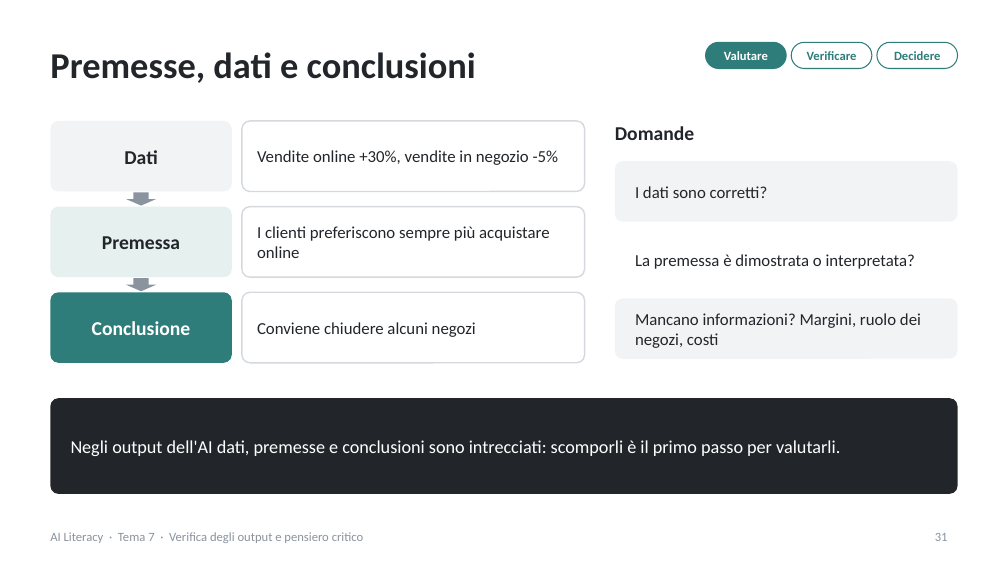
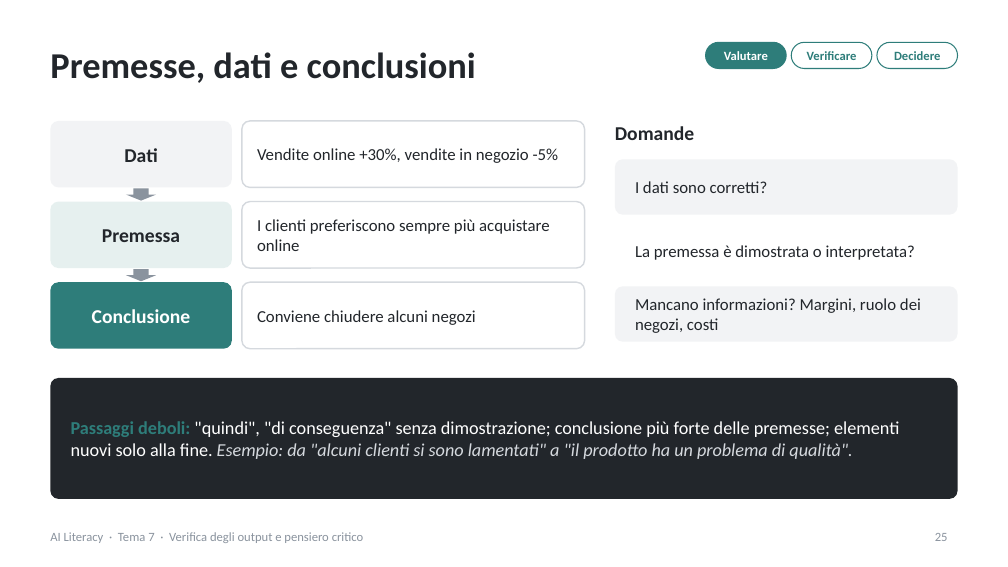
Before and after one commit to NetAi-IT/Formazione-AI-Literacy-Official, a slide deck: slide 25 of Base/Tema7_Verifica_output_pensiero_critico.pptx (slide 31 before the commit). Drawn at 1008x567 pixels with LibreOffice and Linux fonts; fonts in the diff are those of the drawing. Boxes give left, top, right and bottom in pixels: in the first picture for what was removed or moved away, otherwise in the second. Text is boxed around its words. In the diff, an @@ line names an element or a change of style, - is before the commit and + after.

```diff
--- a/Base/Tema7_Verifica_output_pensiero_critico.pptx
+++ b/Base/Tema7_Verifica_output_pensiero_critico.pptx
@@ rounded rectangle: place and size @@
-rounded rectangle at [50, 121, 232, 192]
+rounded rectangle at [50, 121, 232, 187]
@@ rounded rectangle: place and size @@
-rounded rectangle at [242, 121, 585, 192]
+rounded rectangle at [242, 121, 585, 187]
@@ rounded rectangle: place and size @@
-rounded rectangle at [615, 161, 958, 222]
+rounded rectangle at [615, 159, 958, 215]
@@ text "I dati sono corretti?": place and size @@
-text "I dati sono corretti?" at [635, 186, 768, 198]
+text "I dati sono corretti?" at [635, 181, 768, 193]
@@ rounded rectangle: place and size @@
-rounded rectangle at [50, 207, 232, 277]
+rounded rectangle at [50, 202, 232, 268]
@@ text "Premessa": place and size @@
-text "Premessa" at [102, 236, 180, 249]
+text "Premessa" at [102, 229, 180, 242]
@@ down arrow: place and size @@
-down arrow at [126, 193, 156, 206]
+down arrow at [126, 188, 156, 201]
@@ rounded rectangle: place and size @@
-rounded rectangle at [242, 207, 585, 277]
+rounded rectangle at [242, 202, 585, 268]
@@ text "I clienti preferiscono sempre più ...": place and size @@
-text "I clienti preferiscono sempre più ..." at [257, 226, 549, 258]
+text "I clienti preferiscono sempre più ..." at [257, 219, 549, 251]
@@ rounded rectangle: place and size @@
-rounded rectangle at [615, 230, 958, 290]
+rounded rectangle at [615, 223, 958, 278]
@@ text "La premessa è dimostrata o ...": place and size @@
-text "La premessa è dimostrata o ..." at [635, 254, 915, 269]
+text "La premessa è dimostrata o ..." at [635, 245, 915, 260]
@@ down arrow: place and size @@
-down arrow at [126, 278, 156, 291]
+down arrow at [126, 269, 156, 281]
@@ rounded rectangle: place and size @@
-rounded rectangle at [50, 292, 232, 363]
+rounded rectangle at [50, 282, 232, 349]
@@ text "Conclusione": place and size @@
-text "Conclusione" at [92, 321, 191, 335]
+text "Conclusione" at [92, 309, 191, 323]
@@ rounded rectangle: place and size @@
-rounded rectangle at [242, 292, 585, 363]
+rounded rectangle at [242, 282, 585, 349]
@@ text "Conviene chiudere alcuni negozi": place and size @@
-text "Conviene chiudere alcuni negozi" at [257, 322, 476, 337]
+text "Conviene chiudere alcuni negozi" at [257, 310, 476, 325]
@@ proportions changed in 10 elements at [242, 121, 585, 187], [50, 121, 232, 187], [615, 159, 958, 215], [242, 202, 585, 268], [50, 202, 232, 268], [50, 378, 958, 499], [615, 223, 958, 278], [242, 282, 585, 349], [50, 282, 232, 349], [615, 286, 958, 342] @@
@@ rounded rectangle: place and size @@
-rounded rectangle at [615, 298, 958, 359]
+rounded rectangle at [615, 286, 958, 342]
@@ text "Mancano informazioni? Margini, ruolo dei ...": place and size @@
-text "Mancano informazioni? Margini, ruolo dei ..." at [635, 313, 921, 348]
+text "Mancano informazioni? Margini, ruolo dei ..." at [635, 298, 921, 333]
@@ rounded rectangle: place and size @@
-rounded rectangle at [50, 398, 958, 494]
+rounded rectangle at [50, 378, 958, 499]
@@ text at [71, 421, 899, 459]: text changed @@
-Negli output dell'AI dati, premesse e conclusioni sono intrecciati: scomporli è il primo passo per valutarli.
+Passaggi deboli: "quindi", "di conseguenza" senza dimostrazione; conclusione più forte delle premesse; elementi nuovi solo alla fine. Esempio: da "alcuni clienti si sono lamentati" a "il prodotto ha un problema di qualità".
@@ page number at [935, 533, 948, 541]: text changed @@
-31
+25
```
Also in this commit, not shown: 37 other slides changed, 10 slides added, 26 slides removed, 7 other files.
